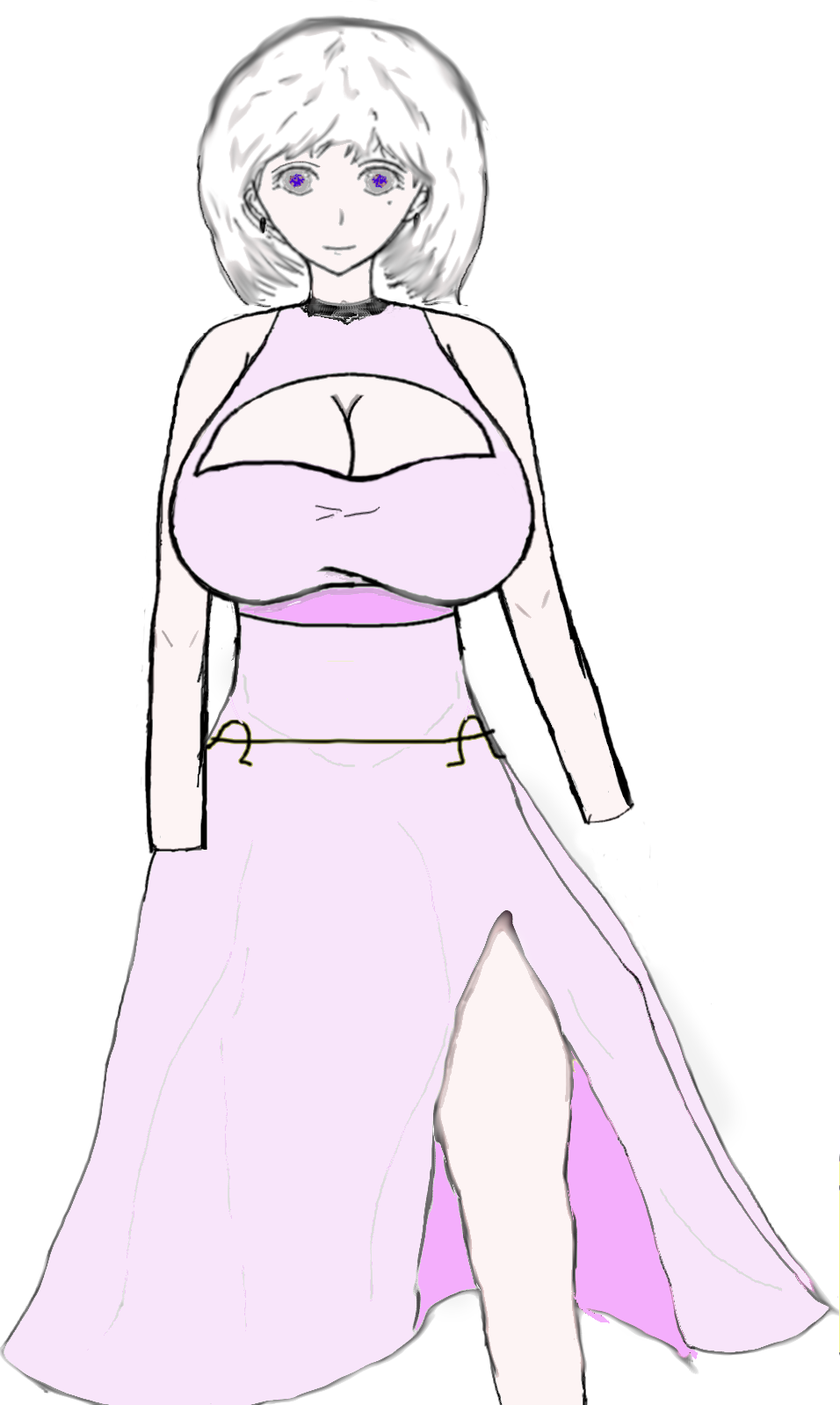
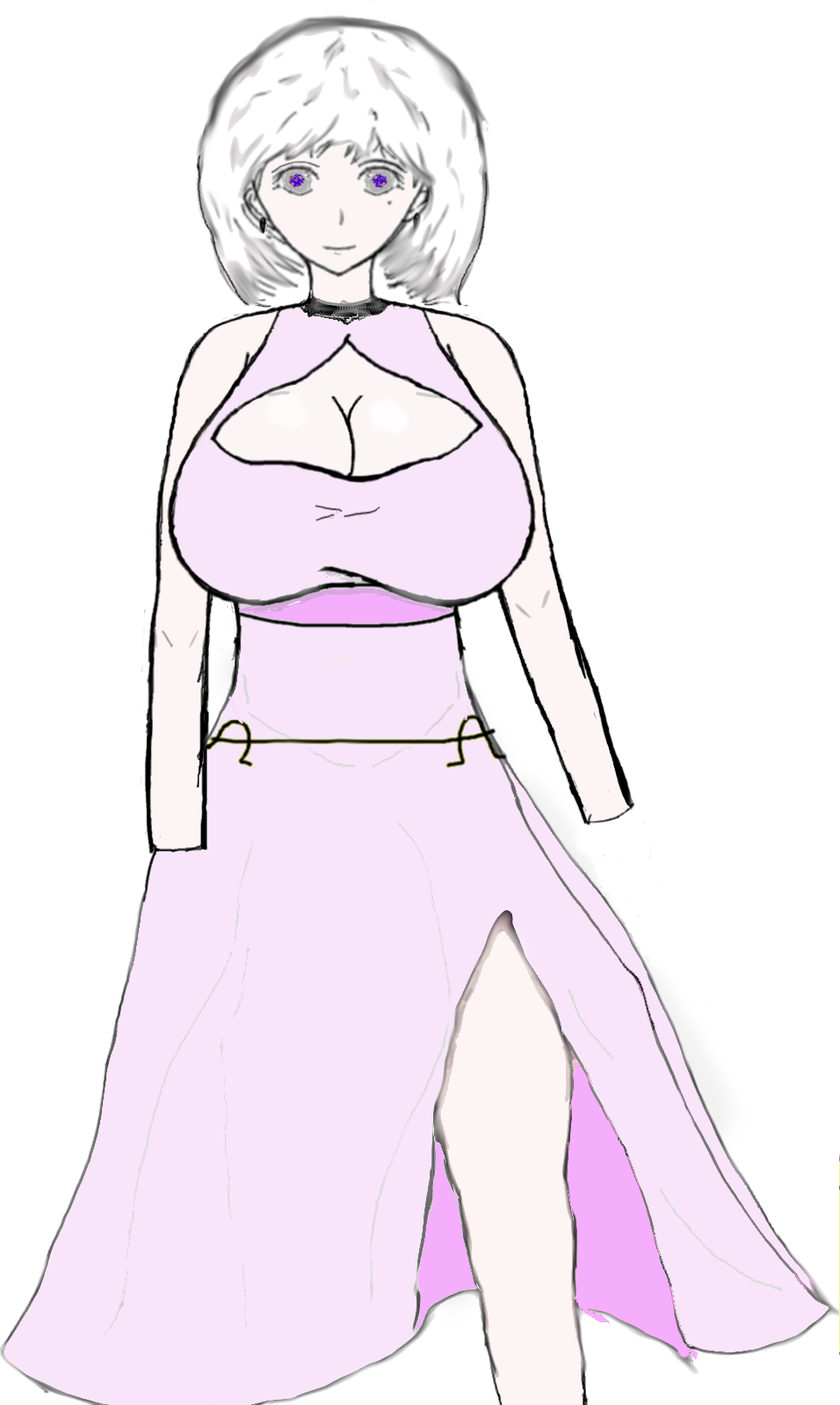
The second 840 x 1405 image is a revision of the first. Changes to its layers:
painted on "Background" over [174, 304, 530, 525]
